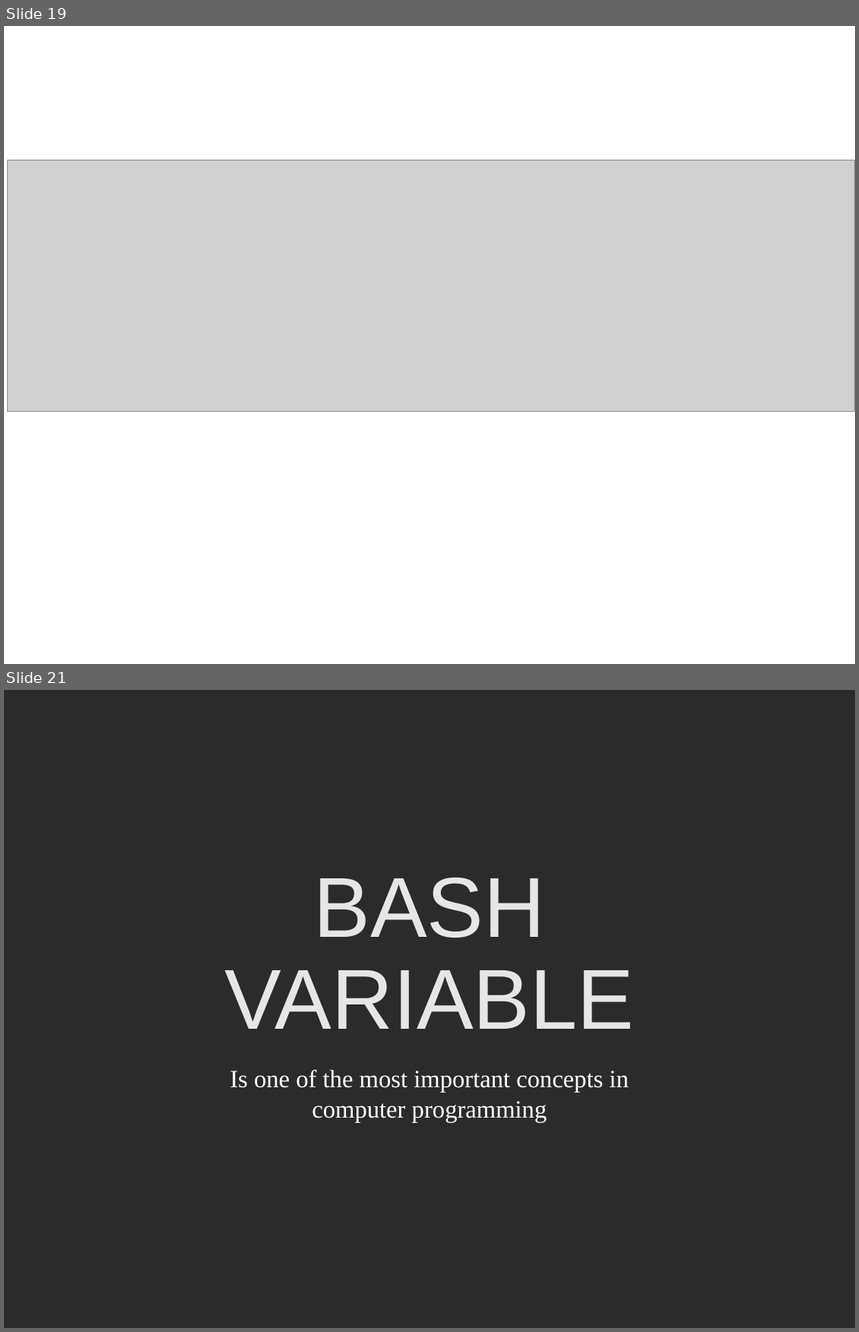
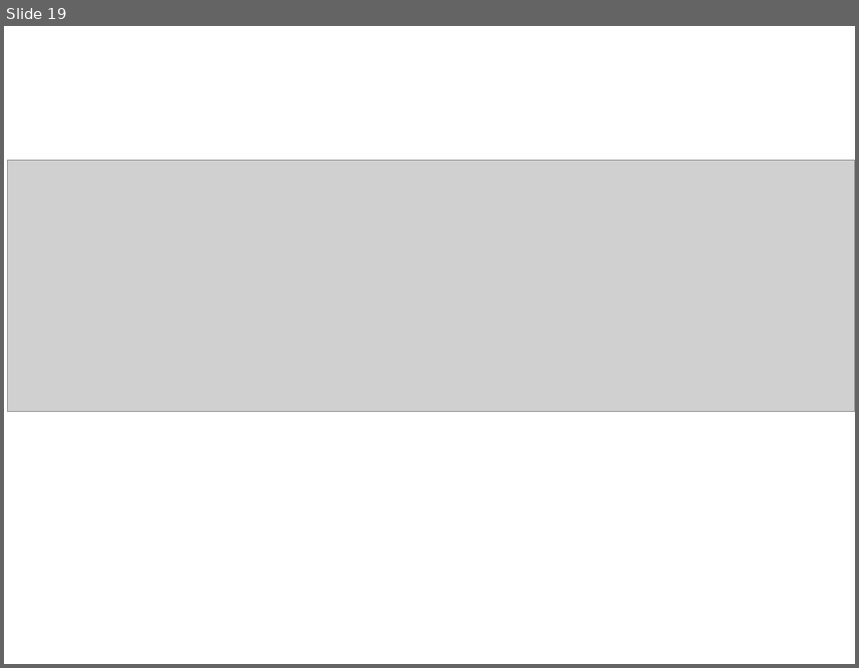
Before and after one commit to PRodriguez19/Intro-to-rnaseq, a slide deck: lectures/Lecture9-MMG232.pptx. Shown one above the other, each under a label of ours: slides 19 and 21 before the commit, slide 19 after it; the slides between them are not shown. The pictures are 859x1332 and 859x668 pixels, drawn with LibreOffice and Linux fonts; fonts in the diff are those of the drawing; grey boxes stand for pictures; background and template pictures are left out; a plain dark background stands for a picture behind light text. Boxes give left, top, right and bottom in pixels: in the first picture for what was removed or moved away, otherwise in the second. Text is boxed around its words. In the diff, an @@ line names an element or a change of style, - is before the commit and + after.

```diff
--- a/lectures/Lecture9-MMG232.pptx
+++ b/lectures/Lecture9-MMG232.pptx
@@ slide 21 removed at bbox=[4, 690, 855, 1328], background picture (left out) @@
@@ title removed at bbox=[224, 878, 634, 1029] @@
-BASH VARIABLE
@@ text removed at bbox=[230, 1070, 629, 1122] @@
-Is one of the most important concepts in computer programming
```
Also in this commit, not shown: 22 slides changed, 3 slides added, 3 other slides removed, 2 other files.
